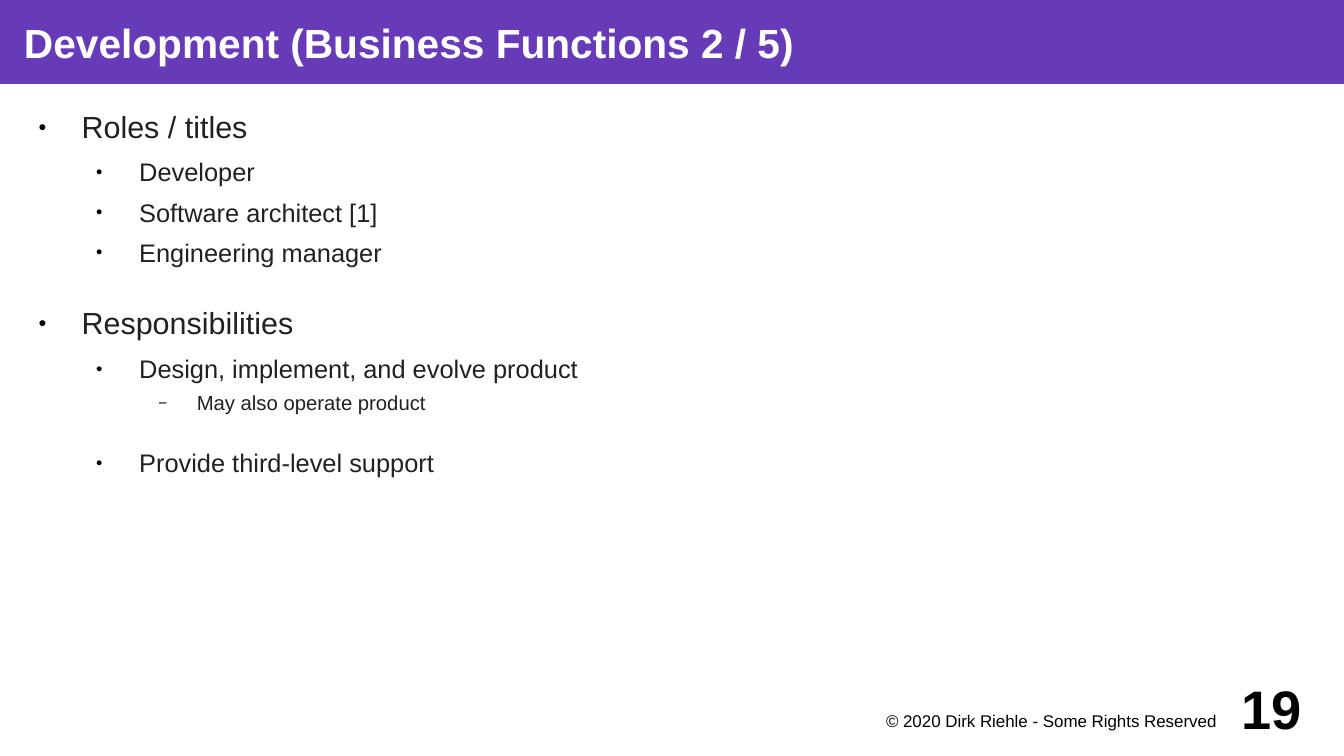
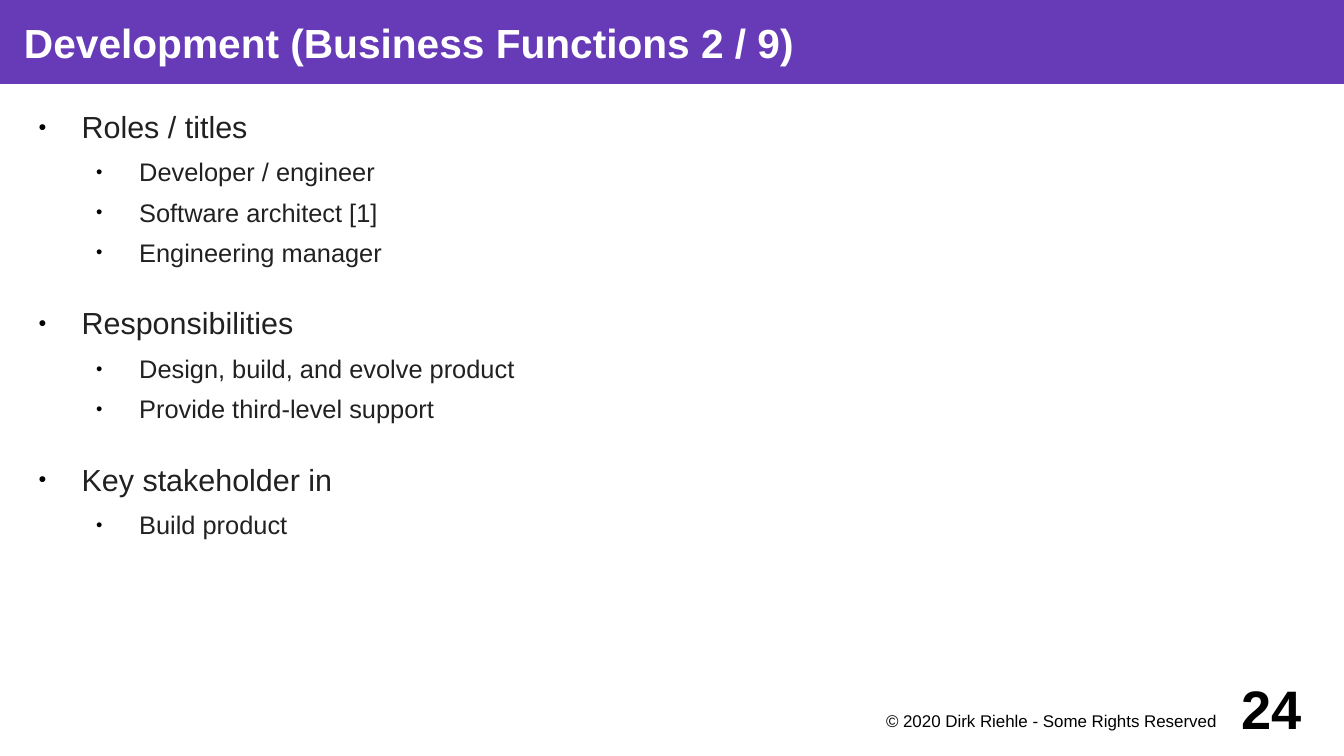
Before and after one commit to dirkriehle/coss-course, a slide deck: slide 24 of Lecture slides/COSS B03 - Software Vendors.odp (slide 19 before the commit). Drawn at 1344x756 pixels with LibreOffice and Linux fonts; fonts in the diff are those of the drawing. Boxes give left, top, right and bottom in pixels: in the first picture for what was removed or moved away, otherwise in the second. Text is boxed around its words. In the diff, an @@ line names an element or a change of style, - is before the commit and + after.

```diff
--- a/Lecture slides/COSS B03 - Software Vendors.odp
+++ b/Lecture slides/COSS B03 - Software Vendors.odp
@@ title at <box>24,28,793,65</box>: text changed @@
-Development (Business Functions 2 / 5)
+Development (Business Functions 2 / 9)
@@ text at <box>139,162,375,187</box>: text changed @@
-  ● Developer
+  ● Developer / engineer
@@ text at <box>139,359,515,383</box>: text changed @@
-  ● Design, implement, and evolve product
-    − May also operate product
+  ● Design, build, and evolve product
@@ text at <box>82,469,332,540</box>: paragraphs added @@
+● Key stakeholder in
+  ● Build product
@@ page number at <box>1242,691,1302,729</box>: text changed @@
-19
+24
```
Also in this commit, not shown: 28 other slides changed, 11 slides added, 2 slides removed, 5 other files.
